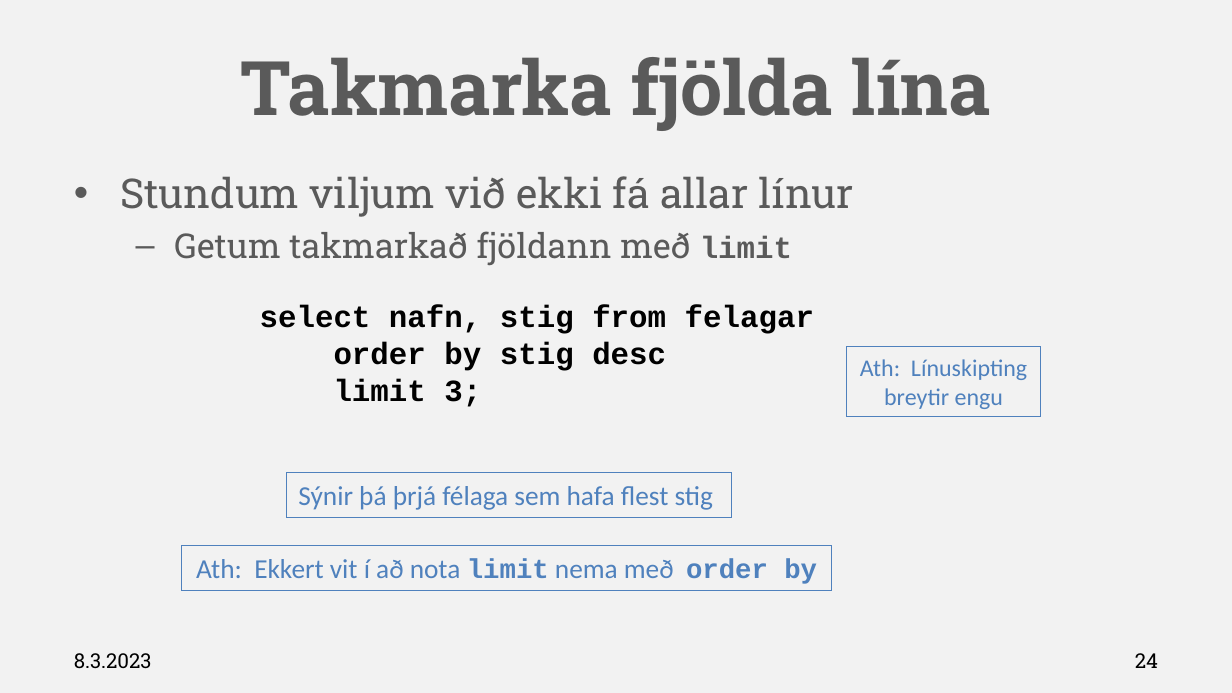
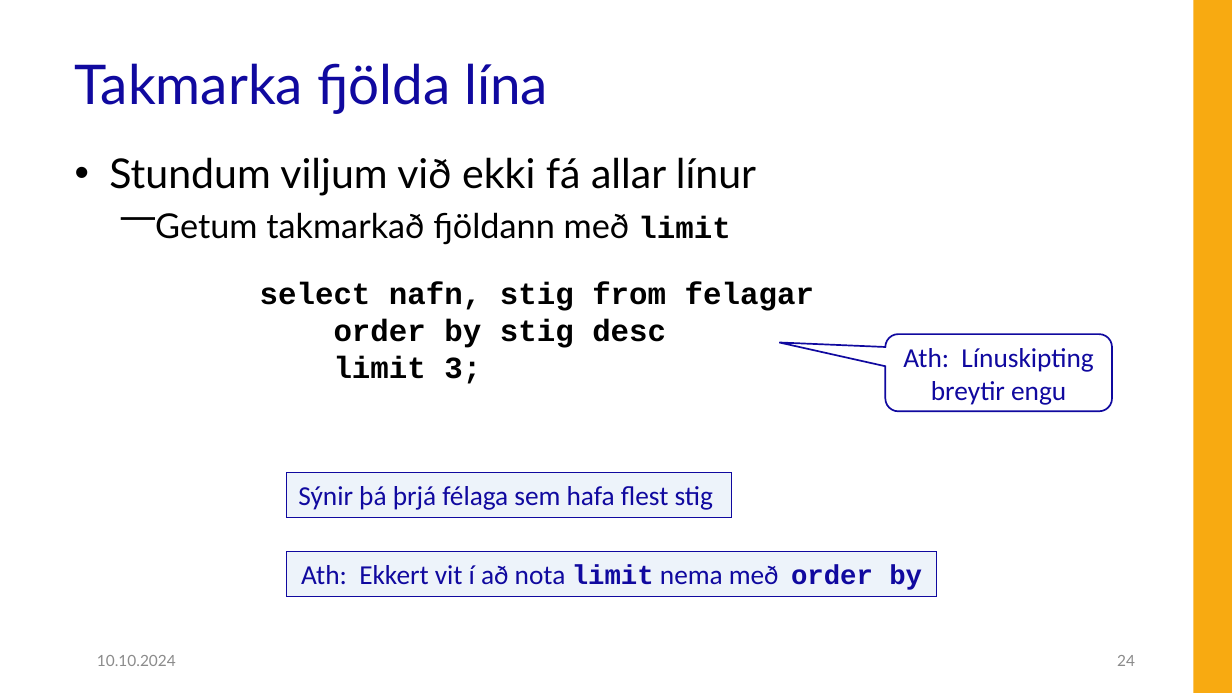
Before and after one commit to Hjalmtyr/SQL1, a slide deck: slide 24 of SQL-I.pptx. Drawn at 1232x693 pixels with LibreOffice and Linux fonts; fonts in the diff are those of the drawing; background and template pictures are left out. Boxes give left, top, right and bottom in pixels: in the first picture for what was removed or moved away, otherwise in the second. Text is boxed around its words. In the diff, an @@ line names an element or a change of style, - is before the commit and + after.

```diff
--- a/SQL-I.pptx
+++ b/SQL-I.pptx
@@ background #F2F2F2 to #FFFFFF @@
@@ rectangle added at [1194, 0, 1232, 693], fill #F8AA11 @@
@@ title "Takmarka fjölda lína": place and size @@
-title "Takmarka fjölda lína" at [240, 57, 990, 131]
+title "Takmarka fjölda lína" at [75, 63, 548, 114]
@@ title "Takmarka fjölda lína" at [75, 63, 548, 114]: size 44 to 32 pt, font Roboto Slab to Lato, text colour #5A5A5A to #10099F, bold off; alignment centre to left; line spacing 1 to 0.9; vertical alignment middle to bottom @@
@@ text "Stundum viljum við ekki fá ...": place and size @@
-text "Stundum viljum við ekki fá ..." at [120, 176, 854, 265]
+text "Stundum viljum við ekki fá ..." at [109, 157, 756, 245]
@@ text "Stundum viljum við ekki fá ..." at [109, 157, 756, 245]: font Roboto Slab to Lato, text colour #5A5A5A to #000000; indent changed; bullet – to ⎻ @@
@@ text "select nafn, stig from felagar": place and size @@
-text "select nafn, stig from felagar" at [260, 304, 814, 407]
+text "select nafn, stig from felagar" at [260, 282, 814, 384]
@@ rounded speech box "Ath: Línuskipting breytir engu": place and size @@
-rounded speech box "Ath: Línuskipting breytir engu" at [846, 346, 1041, 416]
+rounded speech box "Ath: Línuskipting breytir engu" at [886, 334, 1112, 411]
@@ rounded speech box "Ath: Línuskipting breytir engu" at [886, 334, 1112, 411]: vertical alignment top to middle; rectangle to rounded speech box; fill none to #FFFFFF; outline #4F81BD 0.75 pt to #10099F 1 pt @@
@@ text in rounded speech box at [903, 348, 1093, 405]: text changed; size 14 to 16 pt; text colour #4F81BD to #10099F @@
-Ath: Línuskipting
-breytir engu
+Ath: Línuskipting breytir engu
@@ rectangle "Sýnir þá þrjá félaga sem ..." at [286, 472, 731, 517]: text colour #4F81BD to #10099F; fill none to #C6D9F1 at 30% opacity; outline #4F81BD 0.75 pt to #10099F 0.75 pt @@
@@ rectangle "Ath: Ekkert vit í að ..." at [286, 552, 936, 598]: text colour #4F81BD to #10099F; fill none to #C6D9F1 at 30% opacity; outline #4F81BD 0.75 pt to #10099F 0.75 pt @@
@@ rectangle "Ath: Ekkert vit í að ...": place and size @@
-rectangle "Ath: Ekkert vit í að ..." at [181, 546, 832, 591]
+rectangle "Ath: Ekkert vit í að ..." at [286, 552, 936, 598]
@@ text at [97, 655, 176, 666]: text changed; size 12 to 9 pt; font Roboto Slab to Lato; text colour #000000 to #8C8C8C @@
-8.3.2023
+10.10.2024
@@ page number: place and size @@
-page number at [1135, 653, 1158, 668]
+page number at [1117, 655, 1135, 666]
@@ page number at [1117, 655, 1135, 666]: size 12 to 9 pt, font Roboto Slab to Lato, text colour #000000 to #8C8C8C @@
```
Also in this commit, not shown: 81 other slides changed, 2 slides added, 2 slides removed, 25 other files.
